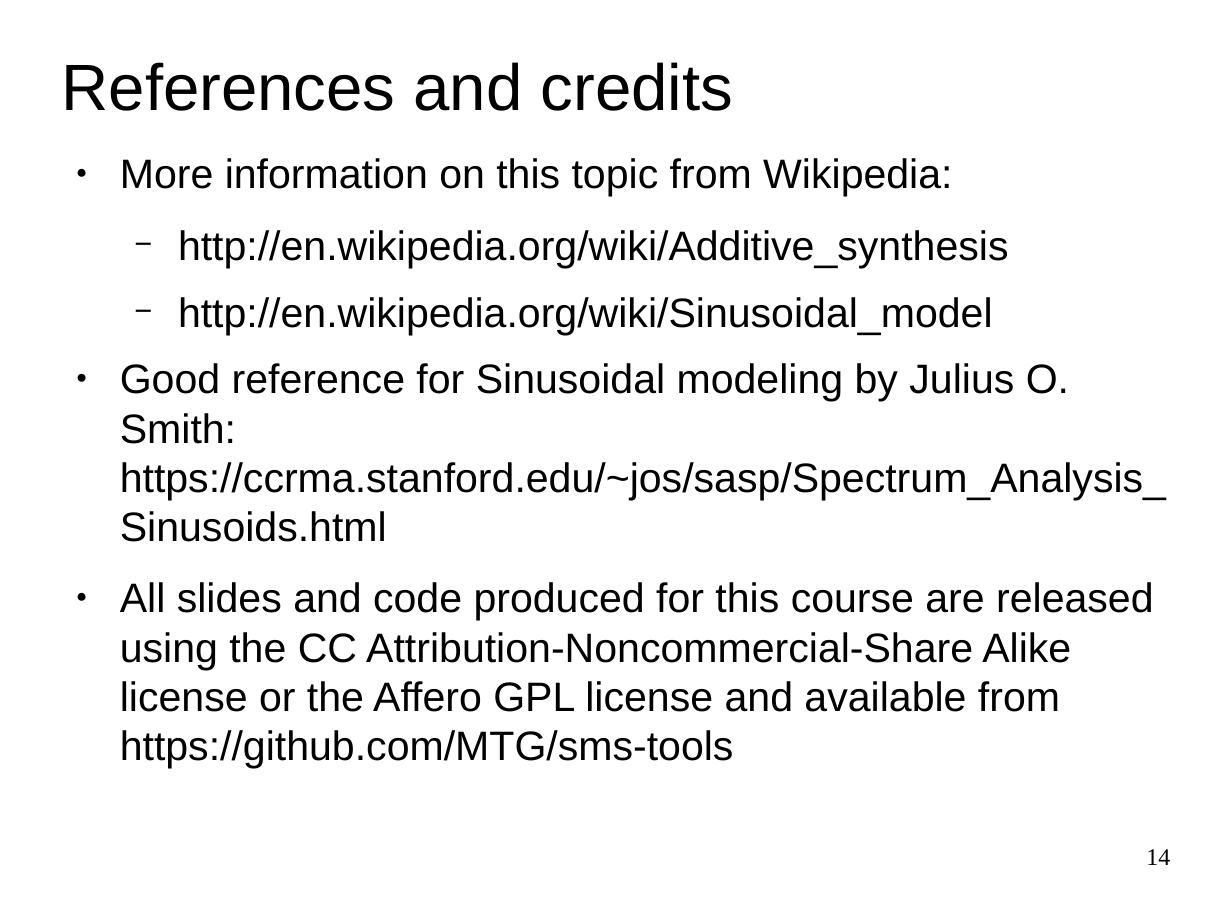
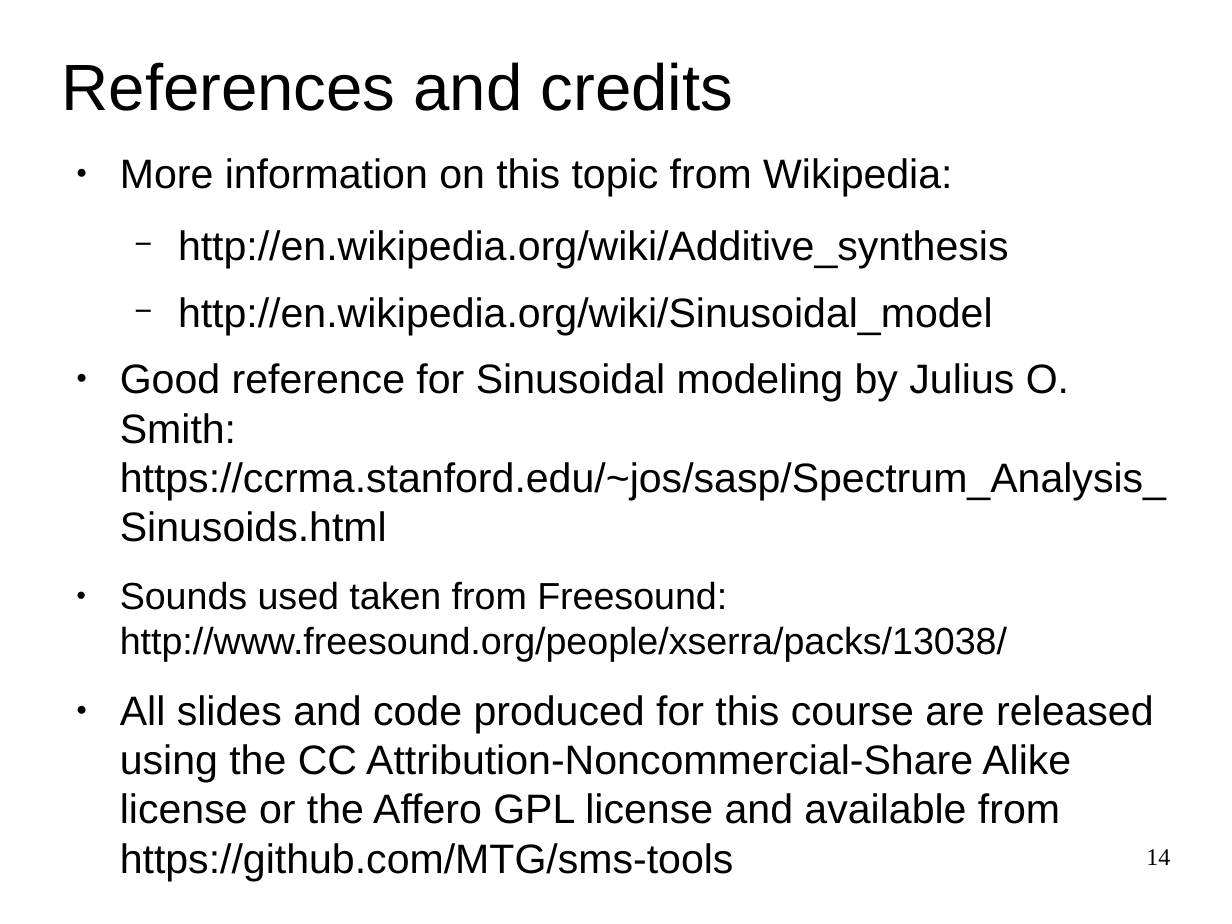
Before and after one commit to MTG/sms-tools, a slide deck: slide 14 of lectures/5-Sinusoidal-model/Sinusoidal-Model-2.odp. Drawn at 1232x924 pixels with LibreOffice and Linux fonts; fonts in the diff are those of the drawing. Boxes give left, top, right and bottom in pixels: in the first picture for what was removed or moved away, otherwise in the second. Text is boxed around its words. In the diff, an @@ line names an element or a change of style, - is before the commit and + after.

```diff
--- a/lectures/5-Sinusoidal-model/Sinusoidal-Model-2.odp
+++ b/lectures/5-Sinusoidal-model/Sinusoidal-Model-2.odp
@@ text at box(120, 581, 1007, 662): paragraph added @@
+● Sounds used taken from Freesound: http://www.freesound.org/people/xserra/packs/13038/
```
Also in this commit, not shown: 1 other slide changed, 9 other files.
